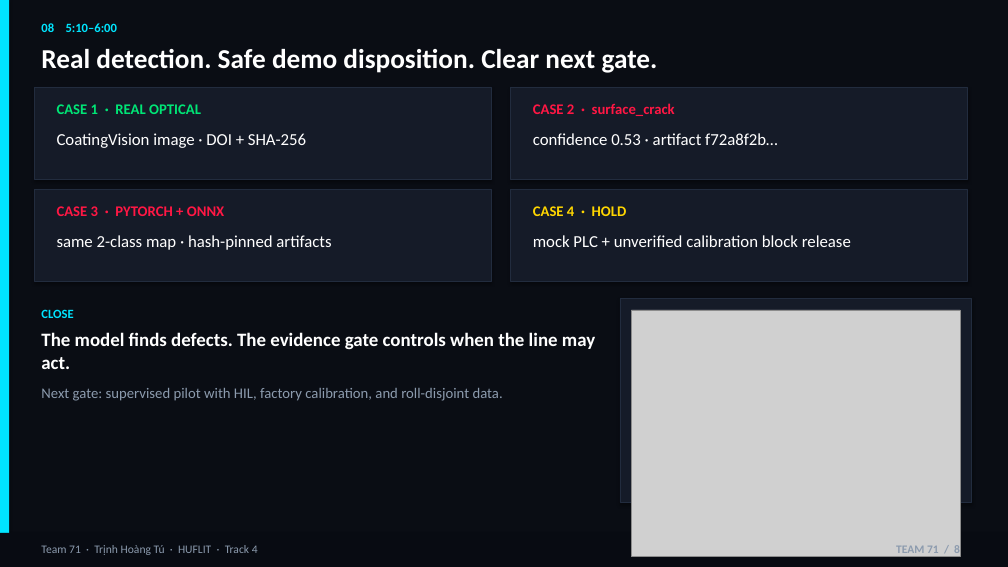
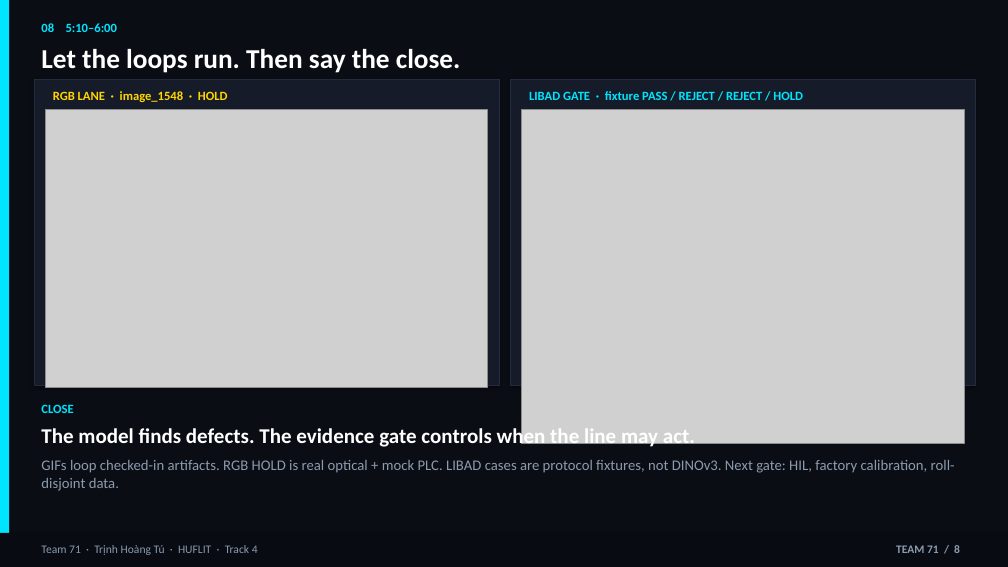
Before and after one commit to thtcsec/securecoating-vision, a slide deck: slide 8 of SecureCoating-Vision_Final_Defense_6min.pptx. Drawn at 1008x567 pixels with LibreOffice and Linux fonts; fonts in the diff are those of the drawing; grey boxes stand for pictures. Boxes give left, top, right and bottom in pixels: in the first picture for what was removed or moved away, otherwise in the second. Text is boxed around its words. In the diff, an @@ line names an element or a change of style, - is before the commit and + after.

```diff
--- a/SecureCoating-Vision_Final_Defense_6min.pptx
+++ b/SecureCoating-Vision_Final_Defense_6min.pptx
@@ text removed at bbox=[41, 49, 658, 73] @@
-Real detection. Safe demo disposition. Clear next gate.
@@ text added at bbox=[41, 49, 461, 73], 26 pt, text #FFFFFF, bold @@
+Let the loops run. Then say the close.
@@ rectangle: place and size @@
-rectangle at bbox=[34, 189, 492, 281]
+rectangle at bbox=[34, 79, 499, 386]
@@ rectangle removed at bbox=[34, 87, 492, 179] @@
@@ rectangle: place and size @@
-rectangle at bbox=[510, 189, 968, 281]
+rectangle at bbox=[510, 79, 975, 386]
@@ rectangle removed at bbox=[510, 87, 968, 179] @@
@@ picture added at bbox=[45, 110, 488, 388] @@
@@ text added at bbox=[53, 91, 228, 102], 12 pt, text #FFD600, bold @@
+RGB LANE · image_1548 · HOLD
@@ text removed at bbox=[57, 104, 201, 114] @@
-CASE 1 · REAL OPTICAL
@@ picture added at bbox=[522, 110, 964, 444] @@
@@ text added at bbox=[529, 91, 803, 100], 12 pt, text #00E5FF, bold @@
+LIBAD GATE · fixture PASS / REJECT / REJECT / HOLD
@@ text removed at bbox=[533, 103, 675, 116] @@
-CASE 2 · surface_crack
@@ text removed at bbox=[57, 133, 306, 148] @@
-CoatingVision image · DOI + SHA-256
@@ text removed at bbox=[533, 133, 778, 145] @@
-confidence 0.53 · artifact f72a8f2b…
@@ text removed at bbox=[57, 206, 224, 216] @@
-CASE 3 · PYTORCH + ONNX
@@ text removed at bbox=[533, 206, 627, 216] @@
-CASE 4 · HOLD
@@ text removed at bbox=[57, 235, 331, 250] @@
-same 2-class map · hash-pinned artifacts
@@ text removed at bbox=[533, 235, 851, 247] @@
-mock PLC + unverified calibration block release
@@ rectangle removed at bbox=[620, 299, 972, 503] @@
@@ picture removed at bbox=[631, 310, 960, 557] @@
@@ text "CLOSE": place and size @@
-text "CLOSE" at bbox=[41, 309, 595, 401]
+text "CLOSE" at bbox=[41, 404, 955, 491]
@@ text at bbox=[41, 425, 695, 449]: size 18 to 20 pt in "The model finds defects. The evidence gate ..."; less space between paragraphs @@
@@ text at bbox=[41, 460, 955, 491]: text changed @@
-Next gate: supervised pilot with HIL, factory calibration, and roll-disjoint data.
+GIFs loop checked-in artifacts. RGB HOLD is real optical + mock PLC. LIBAD cases are protocol fixtures, not DINOv3. Next gate: HIL, factory calibration, roll-disjoint data.
```
Also in this commit, not shown: 10 other files.
